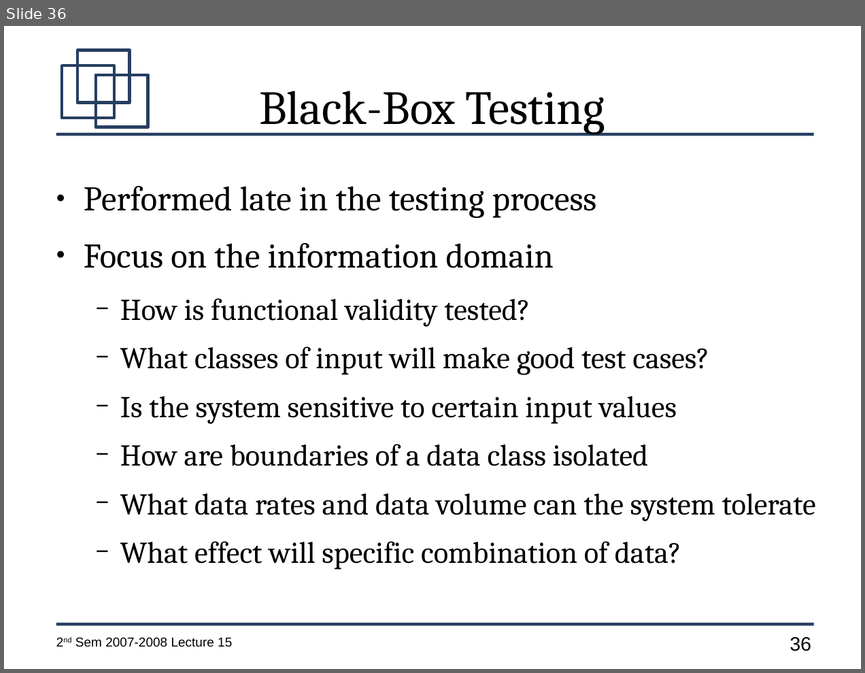
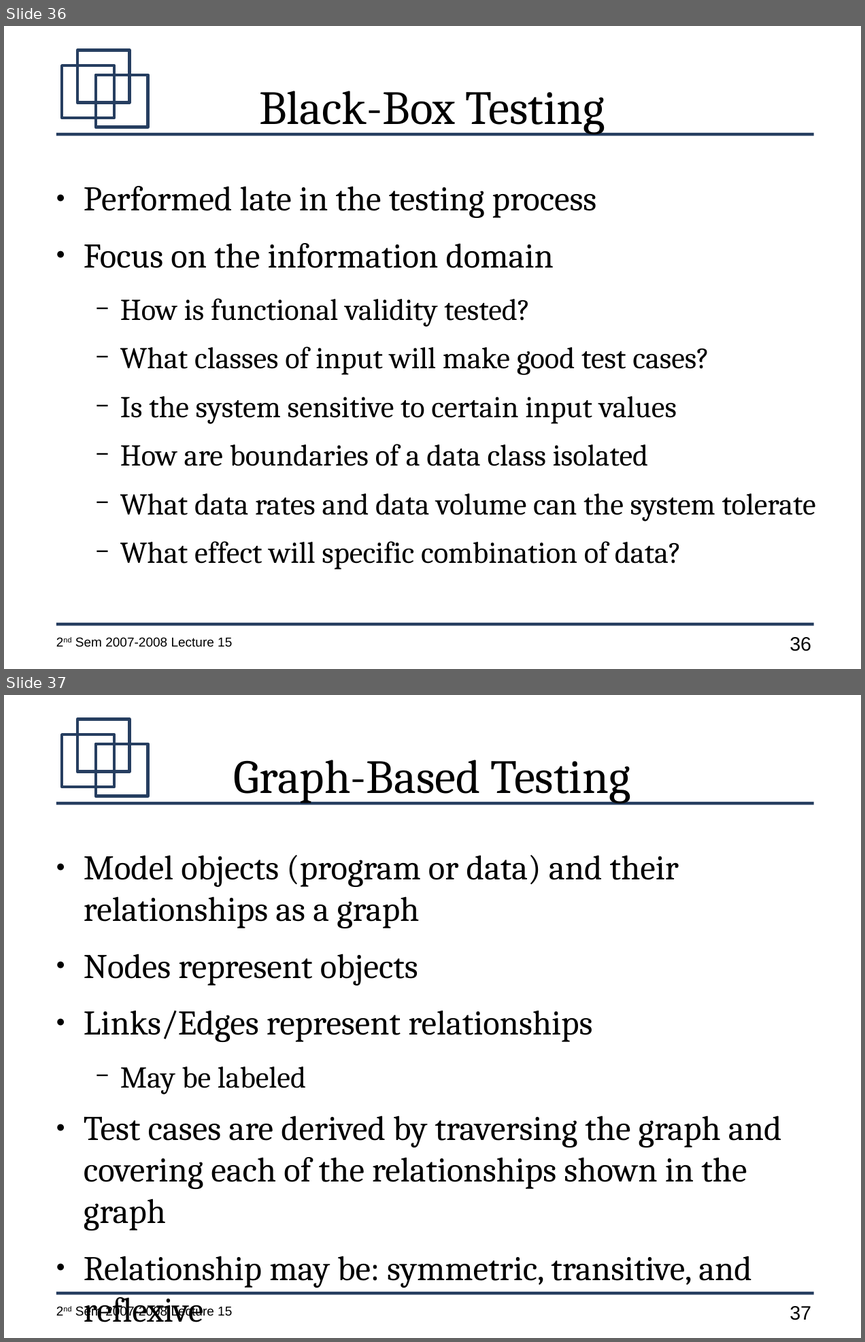
Before and after one commit to jachermocilla/jach-homepage, a slide deck: CMSC128-2nd-Sem-2007-L15.odp. Shown one above the other, each under a label of ours: slide 36 before the commit, slides 36 and 37 after it. The pictures are 865x673 and 865x1342 pixels, drawn with LibreOffice and Linux fonts; fonts in the diff are those of the drawing. Boxes give left, top, right and bottom in pixels: in the first picture for what was removed or moved away, otherwise in the second. Text is boxed around its words. In the diff, an @@ line names an element or a change of style, - is before the commit and + after.

```diff
--- a/CMSC128-2nd-Sem-2007-L15.odp
+++ b/CMSC128-2nd-Sem-2007-L15.odp
@@ slide 37 added at (4, 695, 861, 1338), background #FFFFFF; not listed: 7 template elements that a slide beside it also shows @@
@@ title added at (234, 760, 630, 803), 44 pt, text #000000 @@
+Graph-Based Testing
@@ text added at (84, 855, 782, 1322), 32 pt, text #000000 @@
+● Model objects (program or data) and their relationships as a graph
+● Nodes represent objects
+● Links/Edges represent relationships
+  − May be labeled
+● Test cases are derived by traversing the graph and covering each of the relationships shown in the graph
+● Relationship may be: symmetric, transitive, and reflexive
```
Also in this commit, not shown: 35 other slides changed, 3 other slides added.
